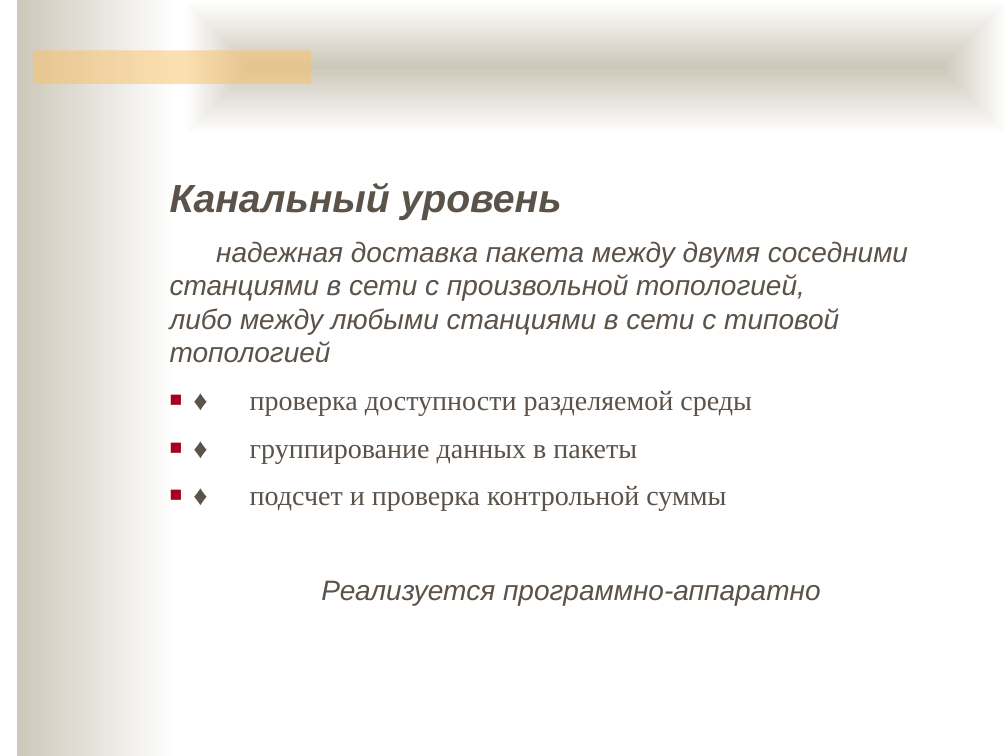
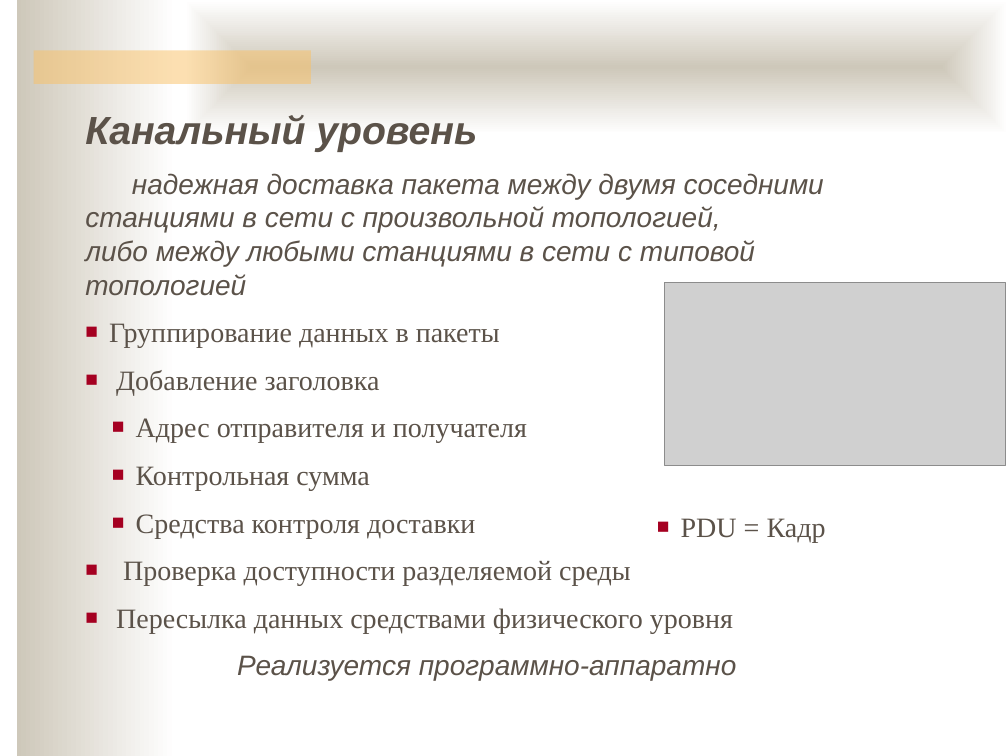
Before and after one commit to ukoloff/nets, a slide deck: slide 16 of 04.pptx. Drawn at 1008x756 pixels with LibreOffice and Linux fonts; fonts in the diff are those of the drawing; grey boxes stand for pictures; background and template pictures are left out. Boxes give left, top, right and bottom in pixels: in the first picture for what was removed or moved away, otherwise in the second. Text is boxed around its words. In the diff, an @@ line names an element or a change of style, - is before the commit and + after.

```diff
--- a/04.pptx
+++ b/04.pptx
@@ text "Канальный уровень": place and size @@
-text "Канальный уровень" at bbox=[170, 183, 908, 606]
+text "Канальный уровень" at bbox=[85, 115, 824, 681]
@@ picture added at bbox=[664, 283, 1005, 466] @@
@@ text at bbox=[109, 323, 733, 633]: text changed @@
-■ ♦ проверка доступности разделяемой среды
-■ ♦ группирование данных в пакеты
-■ ♦ подсчет и проверка контрольной суммы
+■ Группирование данных в пакеты
+■ Добавление заголовка
+  ■ Адрес отправителя и получателя
+  ■ Контрольная сумма
+  ■ Средства контроля доставки
+■ Проверка доступности разделяемой среды
+■ Пересылка данных средствами физического уровня
@@ text added at bbox=[681, 518, 826, 543], 20 pt, text #5B5249 @@
+■ PDU = Кадр
```
Also in this commit, not shown: 13 other slides changed, 8 slides added, 20 slides removed.
